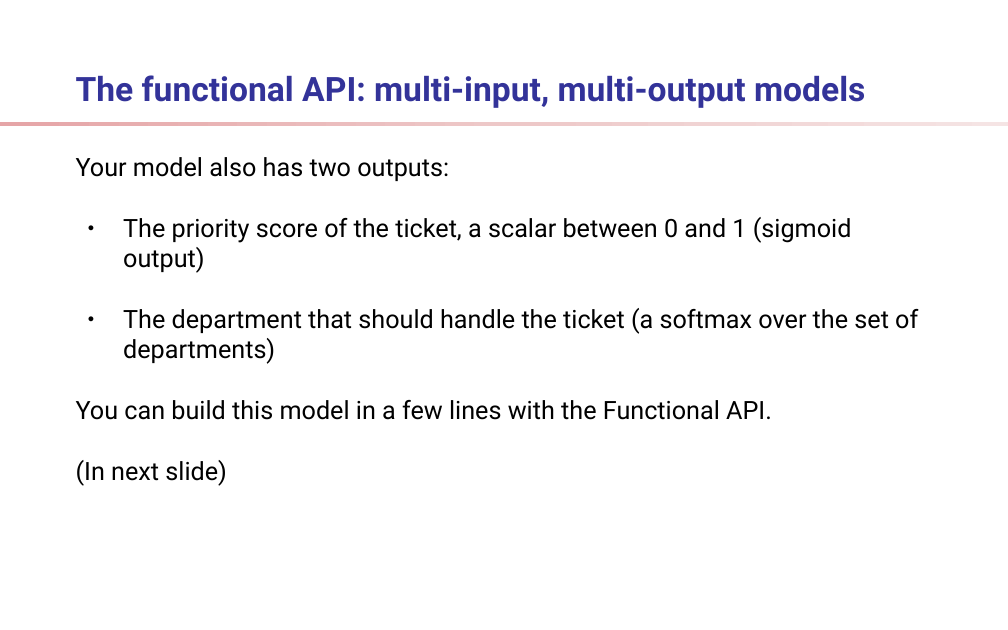
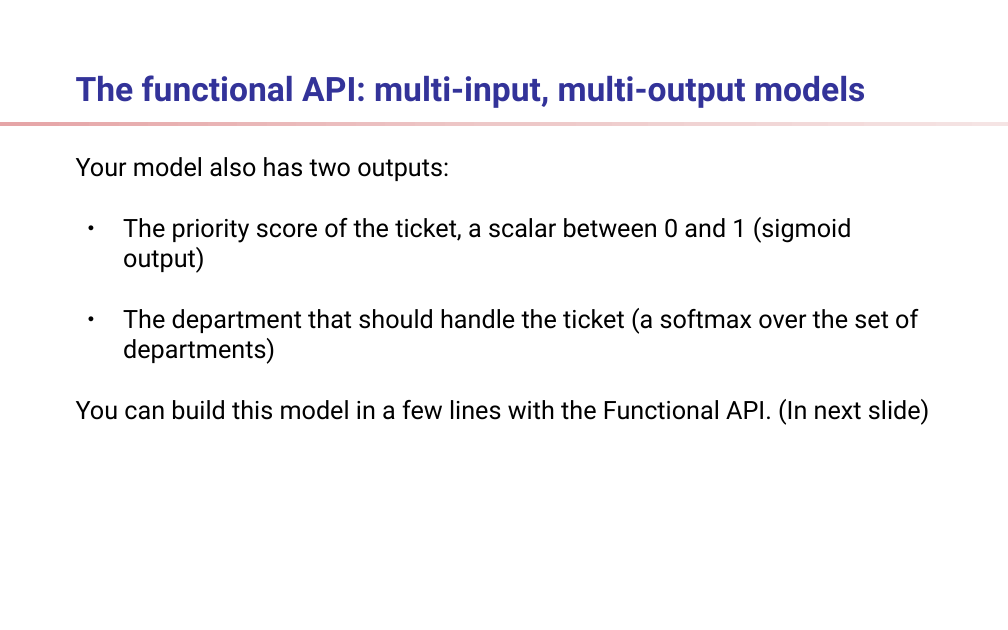
Before and after one commit to ShelpAm/learn-deep-learning, a slide deck: slide 25 of docs/presentation.odp. Drawn at 1008x630 pixels with LibreOffice and Linux fonts; fonts in the diff are those of the drawing; background and template pictures are left out. Boxes give left, top, right and bottom in pixels: in the first picture for what was removed or moved away, otherwise in the second. Text is boxed around its words. In the diff, an @@ line names an element or a change of style, - is before the commit and + after.

```diff
--- a/docs/presentation.odp
+++ b/docs/presentation.odp
@@ text at (x1=76, y1=399, x2=930, y2=425): text changed @@
-You can build this model in a few lines with the Functional API.
-(In next slide)
+You can build this model in a few lines with the Functional API. (In next slide)
```
Also in this commit, not shown: 23 other slides changed, 33 slides added, 2 slides removed, 29 other files.
